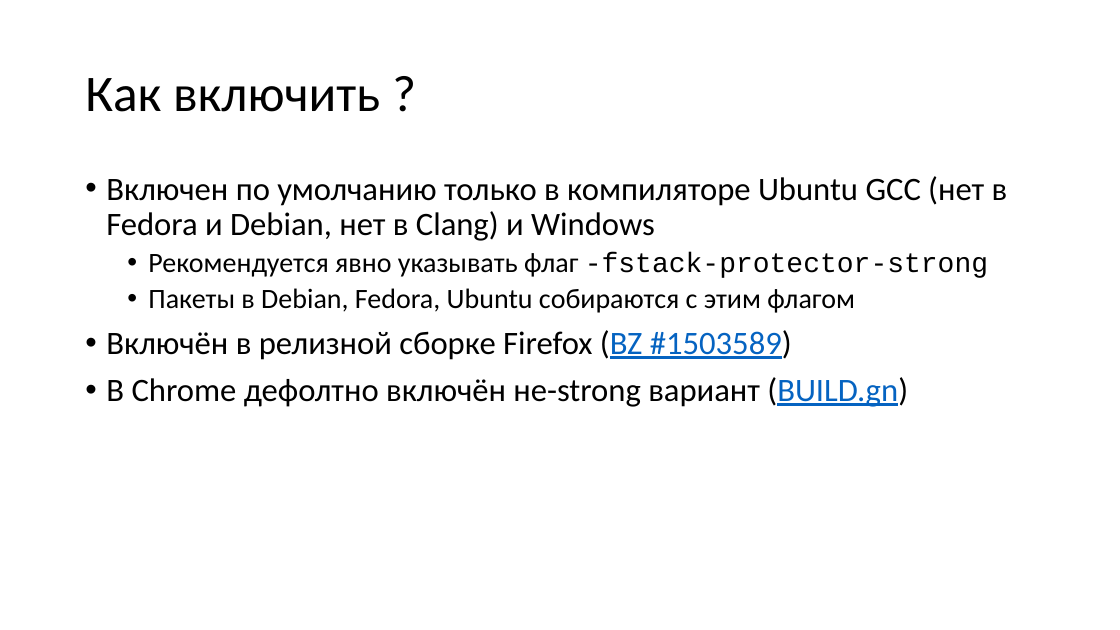
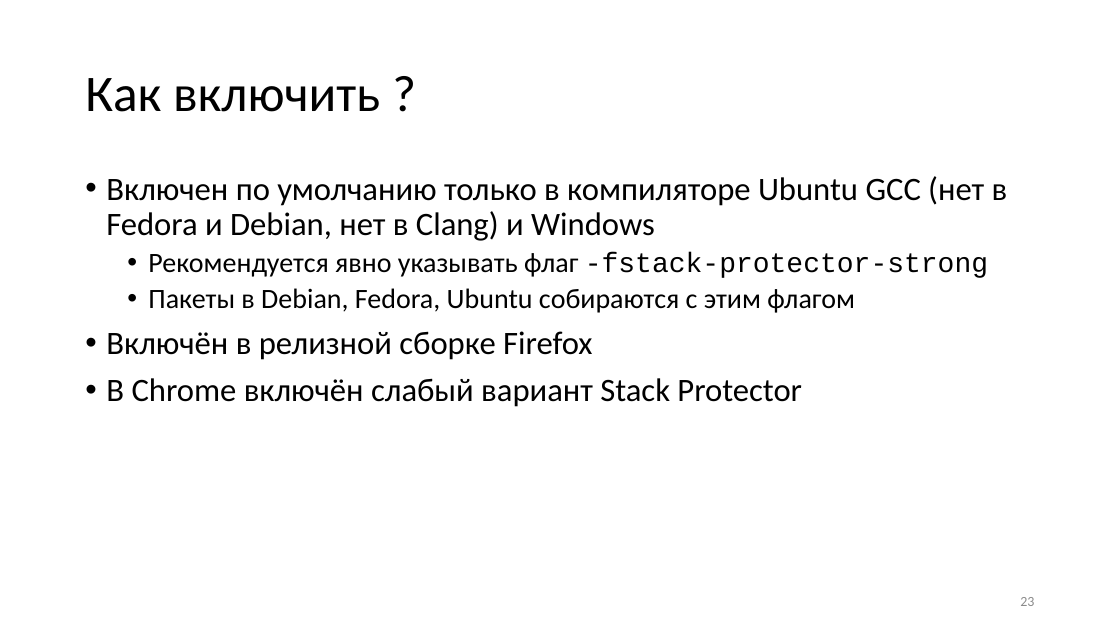
Before and after one commit to yugr/slides, a slide deck: slide 23 of CppZeroCost/2025/RU.pptx. Drawn at 1120x630 pixels with LibreOffice and Linux fonts; fonts in the diff are those of the drawing. Boxes give left, top, right and bottom in pixels: in the first picture for what was removed or moved away, otherwise in the second. Text is boxed around its words. In the diff, an @@ line names an element or a change of style, - is before the commit and + after.

```diff
--- a/CppZeroCost/2025/RU.pptx
+++ b/CppZeroCost/2025/RU.pptx
@@ text at [106, 331, 802, 407]: text changed @@
-• Включён в релизной сборке Firefox (BZ #1503589)
-• В Chrome дефолтно включён не-strong вариант (BUILD.gn)
+• Включён в релизной сборке Firefox
+• В Chrome включён слабый вариант Stack Protector
@@ page number added at [1020, 597, 1034, 606], 12 pt, text #8C8C8C @@
+23
```
Also in this commit, not shown: 88 other slides changed, 1 slide added, 1 slide removed, 2 other files.
